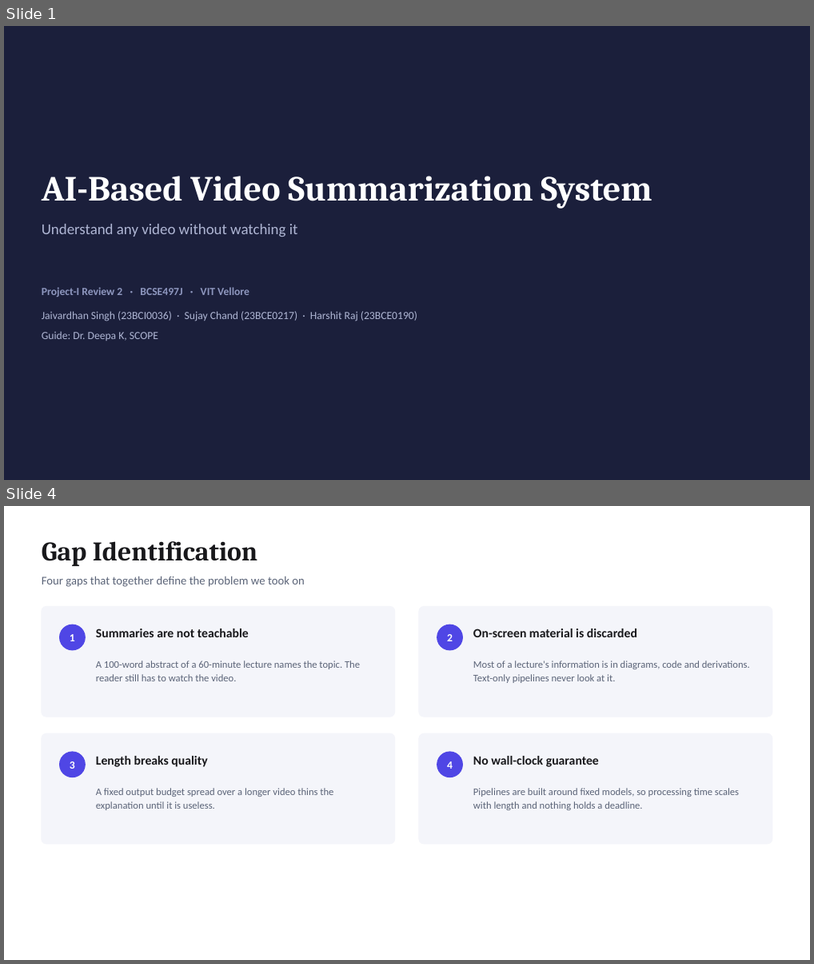
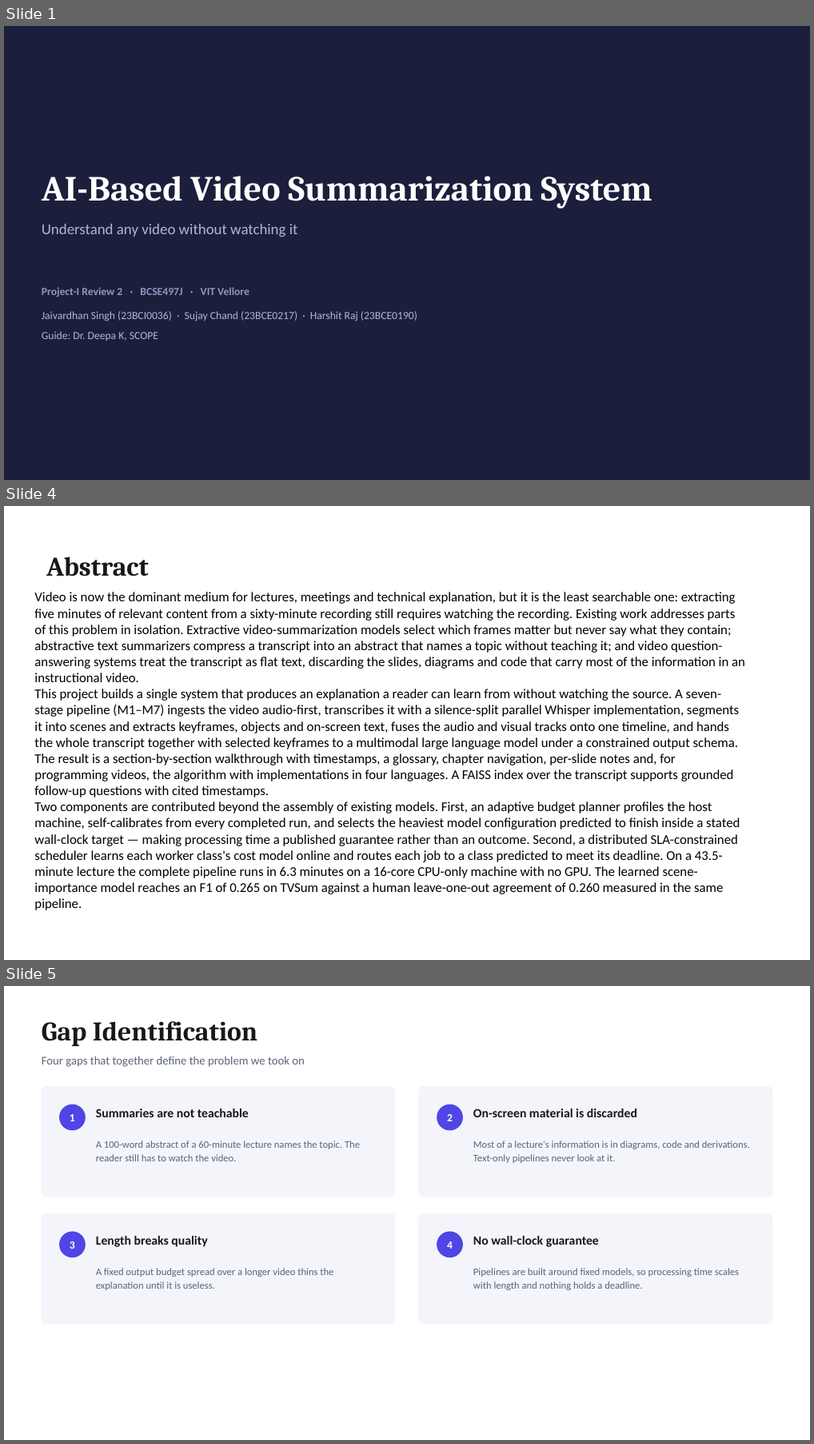
Before and after one commit to JAIVARDHAN1402/AI-Video-Summarizer, a slide deck: Project-I-Review-2.pptx. Shown one above the other, each under a label of ours: slides 1 and 4 before the commit, slides 1, 4 and 5 after it; the slides between them are not shown. The pictures are 814x964 and 814x1444 pixels, drawn with LibreOffice and Linux fonts; fonts in the diff are those of the drawing. Boxes give left, top, right and bottom in pixels: in the first picture for what was removed or moved away, otherwise in the second. Text is boxed around its words. In the diff, an @@ line names an element or a change of style, - is before the commit and + after.

```diff
--- a/Project-I-Review-2.pptx
+++ b/Project-I-Review-2.pptx
@@ slide 4 added at bbox=[4, 506, 810, 960], background #FFFFFF @@
@@ text added at bbox=[46, 556, 149, 576], 32 pt, text #18181B, bold @@
+Abstract
@@ text added at bbox=[34, 592, 746, 910], 16 pt, text #000000 @@
+Video is now the dominant medium for lectures, meetings and technical explanation, but it is the least searchable one: extracting five minutes of relevant content from a sixty-minute recording still requires watching the recording. Existing work addresses parts of this problem in isolation. Extractive video-summarization models select which frames matter but never say what they contain; abstractive text summarizers compress a transcript into an abstract that names a topic without teaching it; and video question-answering systems treat the transcript as flat text, discarding the slides, diagrams and code that carry most of the information in an instructional video.
+This project builds a single system that produces an explanation a reader can learn from without watching the source. A seven-stage pipeline (M1–M7) ingests the video audio-first, transcribes it with a silence-split parallel Whisper implementation, segments it into scenes and extracts keyframes, objects and on-screen text, fuses the audio and visual tracks onto one timeline, and hands the whole transcript together with selected keyframes to a multimodal large language model under a constrained output schema. The result is a section-by-section walkthrough with timestamps, a glossary, chapter navigation, per-slide notes and, for programming videos, the algorithm with implementations in four languages. A FAISS index over the transcript supports grounded follow-up questions with cited timestamps.
+Two components are contributed beyond the assembly of existing models. First, an adaptive budget planner profiles the host machine, self-calibrates from every completed run, and selects the heaviest model configuration predicted to finish inside a stated wall-clock target — making processing time a published guarantee rather than an outcome. Second, a distributed SLA-constrained scheduler learns each worker class's cost model online and routes each job to a class predicted to meet its deadline. On a 43.5-minute lecture the complete pipeline runs in 6.3 minutes on a 16-core CPU-only machine with no GPU. The learned scene-importance model reaches an F1 of 0.265 on TVSum against a human leave-one-out agreement of 0.260 measured in the same pipeline.
@@ what was slide 4 is now slide 5 @@
```
Also in this commit, not shown: 4 other slides added, 4 slides removed, 16 other files.
